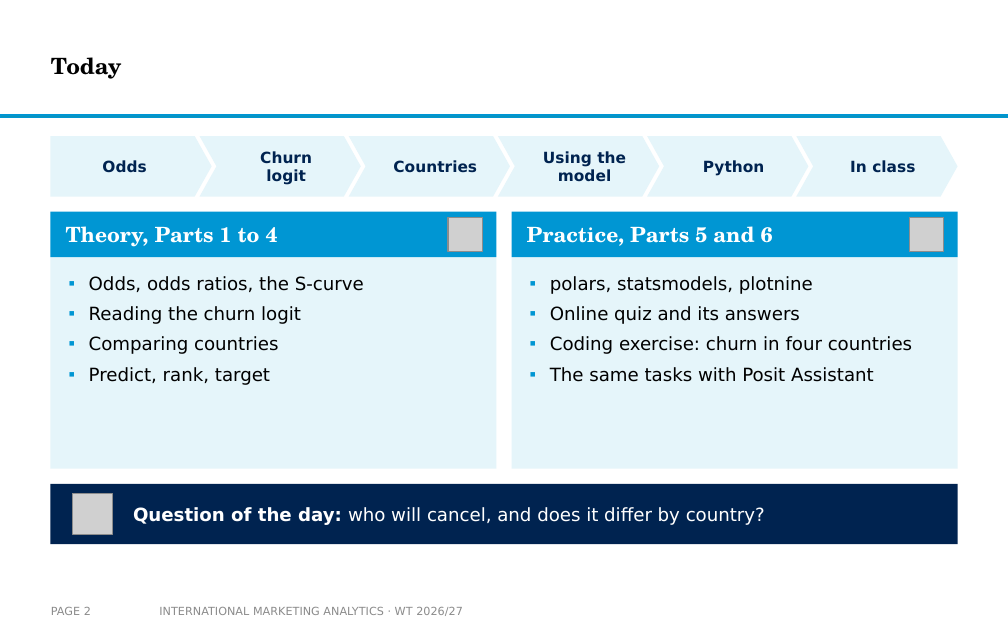
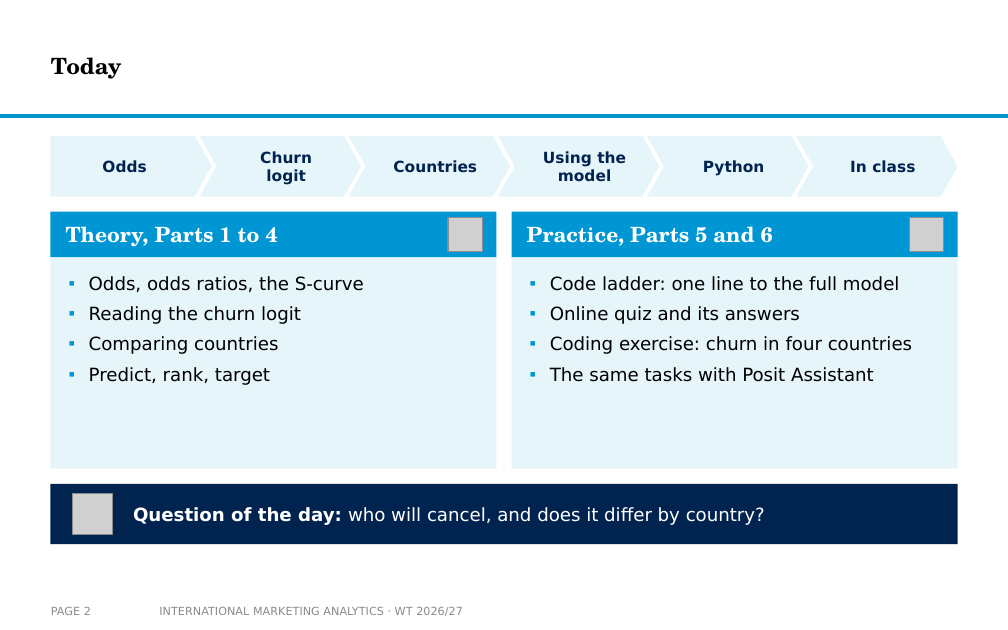
Before and after one commit to arnefloh-wu/international-marketing-analytics-teaching, a slide deck: slide 2 of slides/logistic-regression-in-international-marketing_WT26-27.pptx. Drawn at 1008x630 pixels with LibreOffice and Linux fonts; fonts in the diff are those of the drawing; grey boxes stand for pictures; background and template pictures are left out. Boxes give left, top, right and bottom in pixels: in the first picture for what was removed or moved away, otherwise in the second. Text is boxed around its words. In the diff, an @@ line names an element or a change of style, - is before the commit and + after.

```diff
--- a/slides/logistic-regression-in-international-marketing_WT26-27.pptx
+++ b/slides/logistic-regression-in-international-marketing_WT26-27.pptx
@@ text at bbox=[550, 276, 900, 291]: text changed @@
-▪ polars, statsmodels, plotnine
+▪ Code ladder: one line to the full model
```
Also in this commit, not shown: 6 other slides changed, 9 slides added, 3 slides removed, 3 other files.
